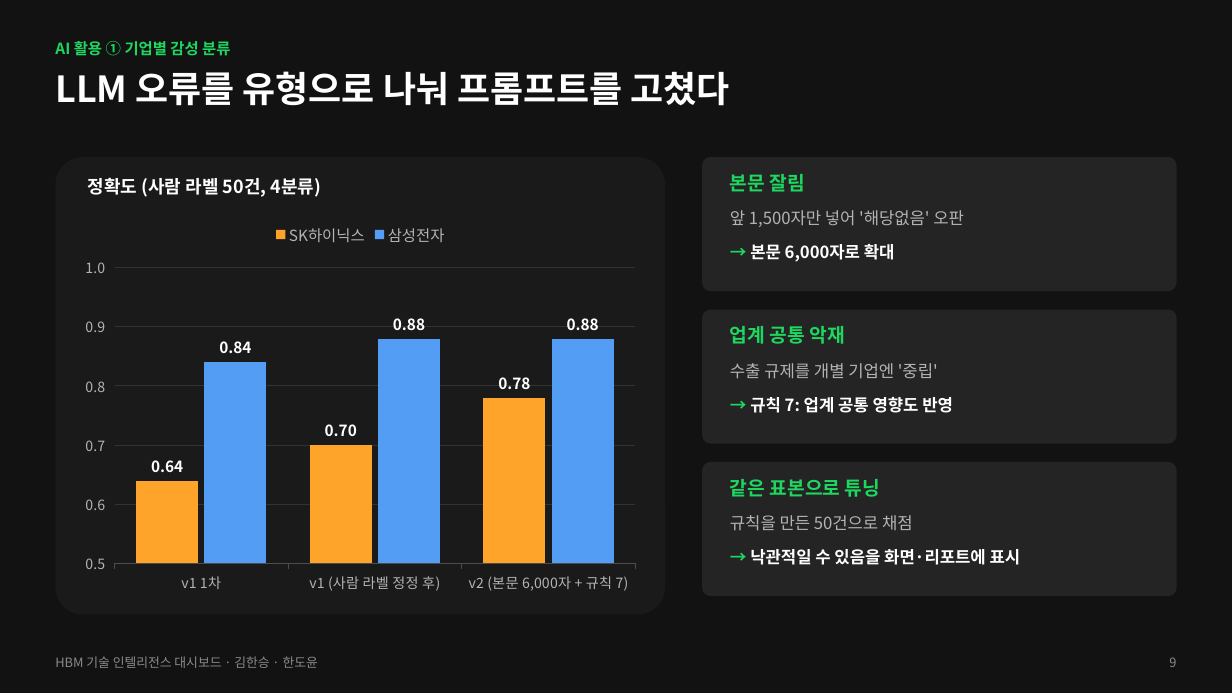
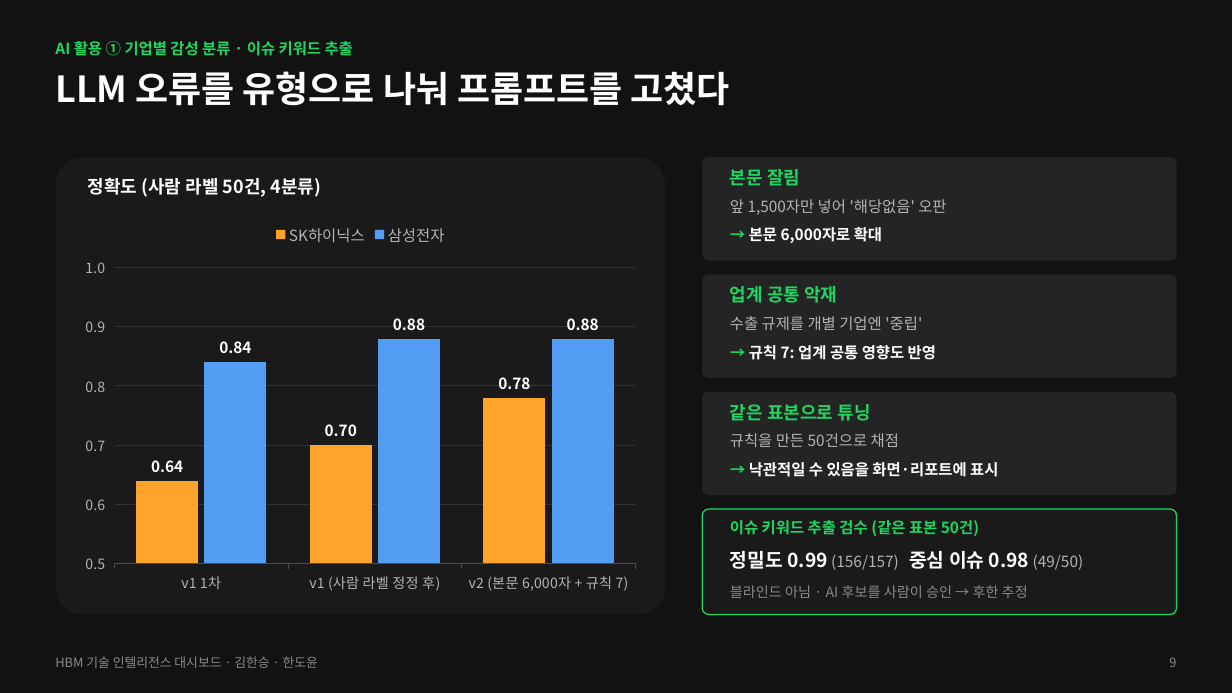
Before and after one commit to AI-Campus-1st/HBM-Technology-Intelligence-Dashboard, a slide deck: slide 9 of docs/presentation/HBM_발표.pptx. Drawn at 1232x693 pixels with LibreOffice and Linux fonts; fonts in the diff are those of the drawing. Boxes give left, top, right and bottom in pixels: in the first picture for what was removed or moved away, otherwise in the second. Text is boxed around its words. In the diff, an @@ line names an element or a change of style, - is before the commit and + after.

```diff
--- a/docs/presentation/HBM_발표.pptx
+++ b/docs/presentation/HBM_발표.pptx
@@ text at [55,41,353,56]: text changed @@
-AI 활용 ① 기업별 감성 분류
+AI 활용 ① 기업별 감성 분류 · 이슈 키워드 추출
@@ rounded rectangle: place and size @@
-rounded rectangle at [702,157,1177,291]
+rounded rectangle at [702,157,1177,261]
@@ text "앞 1,500자만 넣어 '해당없음' 오판": place and size @@
-text "앞 1,500자만 넣어 '해당없음' 오판" at [730,210,964,227]
+text "앞 1,500자만 넣어 '해당없음' 오판" at [730,199,946,215]
@@ text "→ 본문 6,000자로 확대": place and size @@
-text "→ 본문 6,000자로 확대" at [750,244,895,262]
+text "→ 본문 6,000자로 확대" at [749,227,882,243]
@@ rounded rectangle: place and size @@
-rounded rectangle at [702,310,1177,444]
+rounded rectangle at [702,274,1177,378]
@@ text "업계 공통 악재": place and size @@
-text "업계 공통 악재" at [730,326,844,344]
+text "업계 공통 악재" at [730,286,837,303]
@@ text "수출 규제를 개별 기업엔 '중립'": place and size @@
-text "수출 규제를 개별 기업엔 '중립'" at [730,363,938,379]
+text "수출 규제를 개별 기업엔 '중립'" at [730,316,922,330]
@@ text "→ 규칙 7: 업계 공통 ...": place and size @@
-text "→ 규칙 7: 업계 공통 ..." at [750,397,953,413]
+text "→ 규칙 7: 업계 공통 ..." at [749,345,936,360]
@@ rounded rectangle: place and size @@
-rounded rectangle at [702,462,1177,596]
+rounded rectangle at [702,392,1177,495]
@@ size 15 to 14 pt in 3 elements at [730,169,800,186], [730,286,837,303], [730,404,870,421] @@
@@ text "같은 표본으로 튜닝": place and size @@
-text "같은 표본으로 튜닝" at [730,479,880,497]
+text "같은 표본으로 튜닝" at [730,404,870,421]
@@ text "규칙을 만든 50건으로 채점": place and size @@
-text "규칙을 만든 50건으로 채점" at [730,515,913,531]
+text "규칙을 만든 50건으로 채점" at [730,433,899,447]
@@ size 13 to 12 pt in 6 elements at [730,199,946,215], [749,227,882,243], [730,316,922,330], [749,345,936,360], [730,433,899,447], [749,462,998,477] @@
@@ text "→ 낙관적일 수 있음을 화면·리포트에 ...": place and size @@
-text "→ 낙관적일 수 있음을 화면·리포트에 ..." at [750,549,1021,565]
+text "→ 낙관적일 수 있음을 화면·리포트에 ..." at [749,462,998,477]
@@ rounded rectangle added at [702,509,1177,615], fill #1A1A1A, outline #1ED760 1 pt @@
@@ text added at [730,520,979,536], 12 pt, text #1ED760, bold @@
+이슈 키워드 추출 검수 (같은 표본 50건)
@@ text added at [730,551,1084,570], 12 pt, text #B3B3B3 @@
+정밀도 0.99 (156/157) 중심 이슈 0.98 (49/50)
@@ text added at [730,585,1028,598], 11 pt, text #8A8A8A @@
+블라인드 아님 · AI 후보를 사람이 승인 → 후한 추정
```
Also in this commit, not shown: 1 other file.
